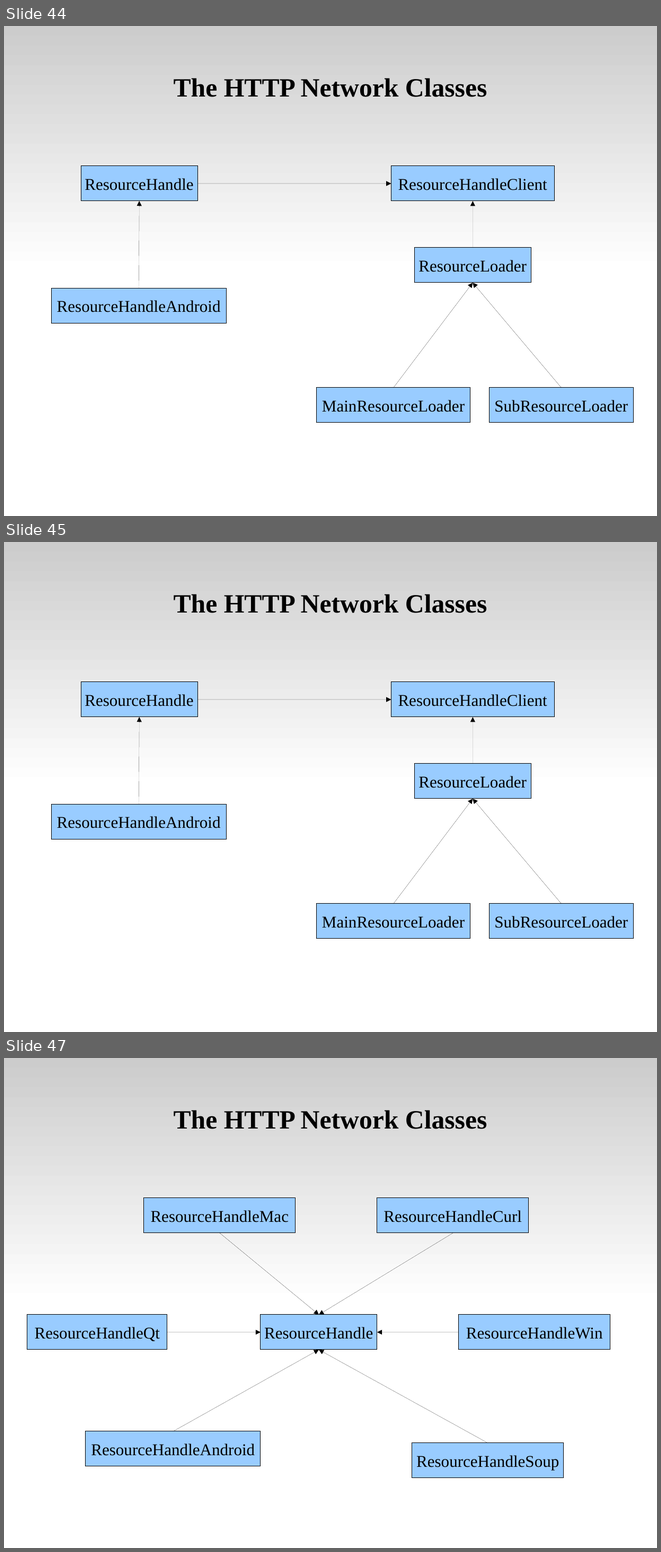
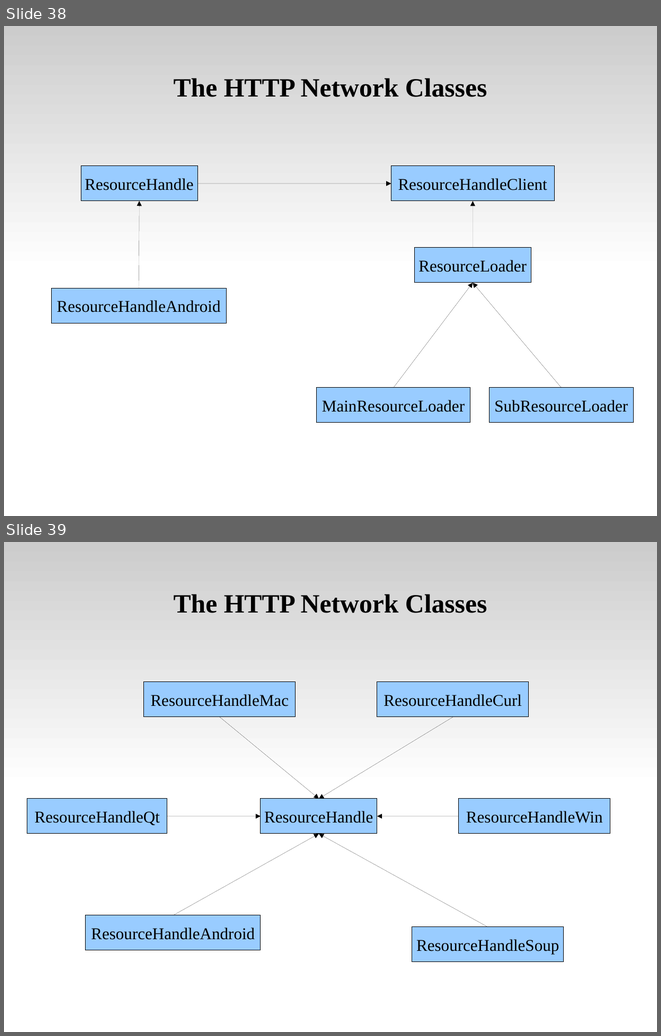
Before and after one commit to tsaicw/browser_research, a slide deck: WebKit/WebKit.odp. Shown one above the other, each under a label of ours: slides 44, 45 and 47 before the commit, slides 38 and 39 after it; the slides between them are not shown. The pictures are 661x1552 and 661x1036 pixels, drawn with LibreOffice and Linux fonts; fonts in the diff are those of the drawing. Boxes give left, top, right and bottom in pixels: in the first picture for what was removed or moved away, otherwise in the second. Text is boxed around its words. In the diff, an @@ line names an element or a change of style, - is before the commit and + after.

```diff
--- a/WebKit/WebKit.odp
+++ b/WebKit/WebKit.odp
@@ slide 45 removed at [4, 542, 657, 1032], background #FFFFFF; not listed: 1 template element that a slide beside it also shows @@
@@ title removed at [174, 594, 487, 613] @@
-The HTTP Network Classes
@@ rectangle removed at [81, 682, 198, 717] @@
-ResourceHandle
@@ rectangle removed at [391, 682, 555, 717] @@
-ResourceHandleClient
@@ arrow removed from (198, 699) to (391, 699) @@
@@ arrow removed from (139, 804) to (139, 717) @@
@@ arrow removed from (473, 764) to (473, 717) @@
@@ rectangle removed at [415, 764, 531, 799] @@
-ResourceLoader
@@ rectangle removed at [51, 804, 226, 839] @@
-ResourceHandleAndroid
@@ arrow removed from (394, 903) to (473, 799) @@
@@ arrow removed from (562, 903) to (473, 799) @@
@@ rectangle removed at [317, 903, 471, 938] @@
-MainResourceLoader
@@ rectangle removed at [489, 903, 634, 938] @@
-SubResourceLoader
@@ what was slide 44 is now slide 38 @@
@@ what was slide 47 is now slide 39 @@
```
Also in this commit, not shown: 7 slides changed, 2 slides added, 2 other slides removed.
